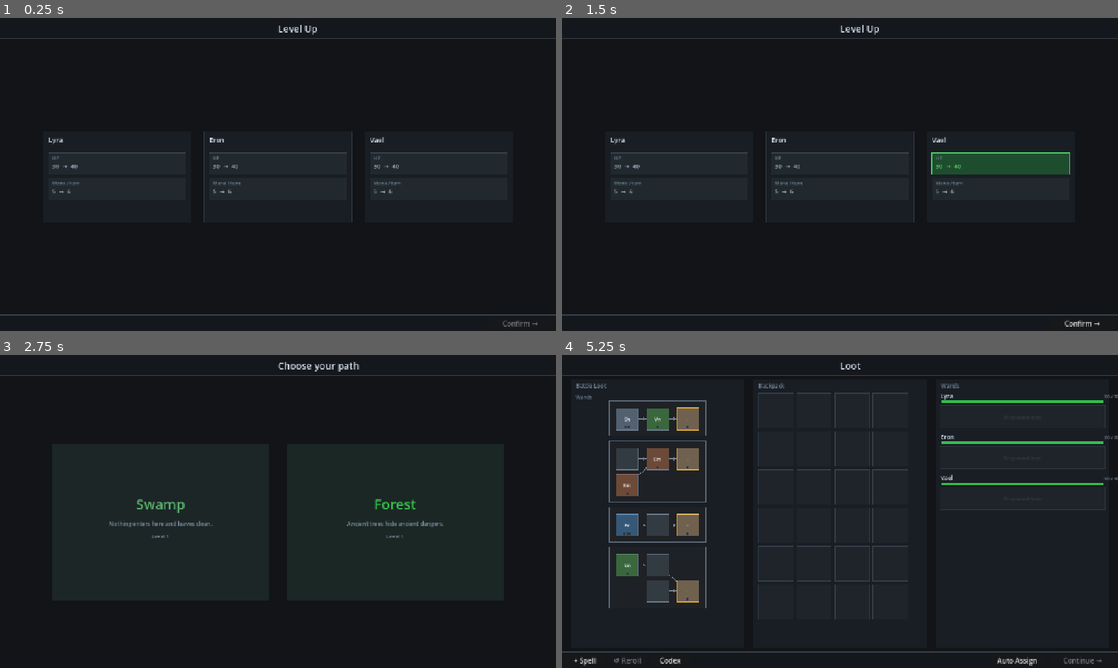
Above: before the commit, frames 1-4 (two rows, left to right).
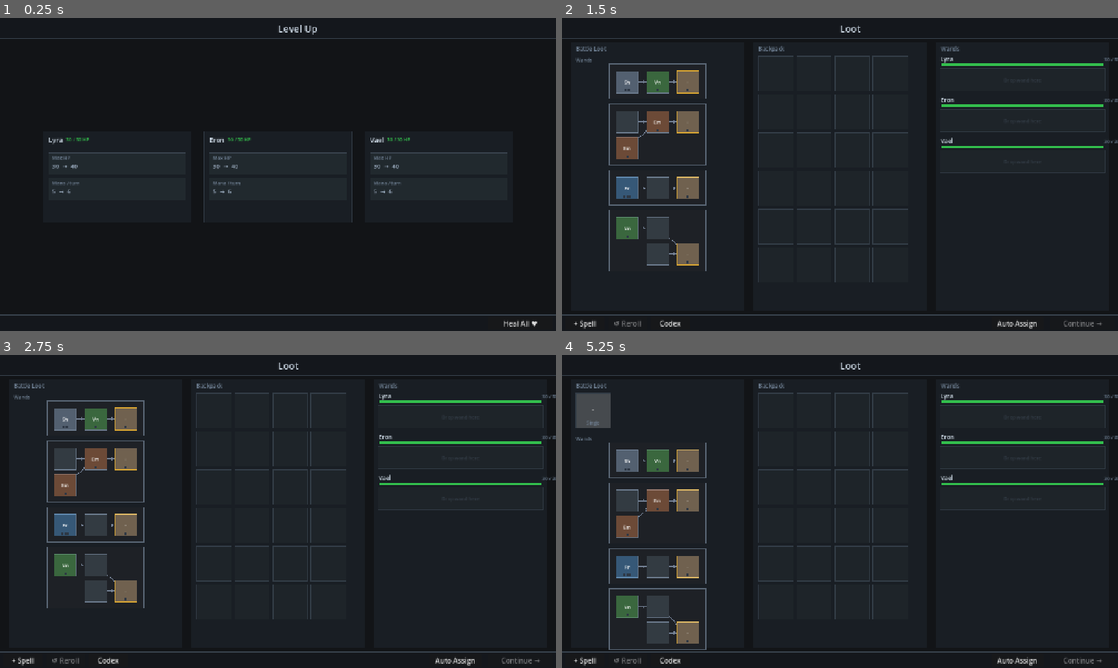
Above: after the commit, the same moments.

Repository: MoYapro/magic-monster-battle
Game: Godot game, scene res://scenes/level_up/level_up_screen.tscn
The game is run twice, just before and just after one commit, with the same random seed, the same clock (stepped at 60 frames per second) and the same inputs. This scene is started directly instead of the project's main scene.
Inputs (mouse positions are in pixels of both pictures, inside the frame that each line leads up to):
- Up to frame 1 (0.25 s): no input
- Up to frame 2 (1.5 s): click (1084, 324) at 0.5 s, where only the run after the commit has a clickable "Heal All ♥"; tap Enter at 1.25 s; move the mouse to (962, 158) at 1.27 s; tap Z at 1.35 s; click (962, 158) at 1.42 s
- Up to frame 3 (2.75 s): click (522, 661) at 2 s, where only the run before the commit has a clickable "Confirm →"
- Up to frame 4 (5.25 s): click (584, 661) at 2.75 s, where only the run after the commit has a clickable "+ Spell"; click (856, 455) at 3.5 s, where only the run after the commit has a clickable "· Single"; click "+ Spell" at 4.25 s; click "· Single" at 5 s

The runs differ from the first frame. In frame 1, 0.2% of the frame differs, in the area x 9-97%, y 38-99%; in frame 2, 9.3%, in the area x 2-100%, y 2-100%; in frame 3, 8.5%; in frame 4, 6.9%.

Commit message:
add decision on upgrade screen: heal or upgrade

Diff:
--- a/scripts/level_up/level_up_screen.gd
+++ b/scripts/level_up/level_up_screen.gd
@@ -29,11 +29,11 @@
 const COLOR_SELECTED_BG    := Color(0.12, 0.30, 0.18)
 const COLOR_SELECTED_BORDER := Color(0.30, 0.80, 0.40)
 const COLOR_TITLE          := Color(0.85, 0.90, 0.95)
+const COLOR_HP_FULL        := Color(0.20, 0.75, 0.30)
+const COLOR_HP_LOW         := Color(0.85, 0.20, 0.15)
 
 var _mages: Array[MageData] = []
-var _selected_mage: int = -1
-var _selected_stat: String = ""
-var _confirm_button: Button = null
+var _heal_button: Button = null
 
 
 func _ready() -> void:
@@ -76,26 +76,27 @@
 	draw_string(ThemeDB.fallback_font,
 			Vector2(x + OPTION_PAD, CARD_Y + 26.0),
 			mage.name, HORIZONTAL_ALIGNMENT_LEFT, -1, 15, COLOR_MAGE_NAME)
-	_draw_option(i, "hp",   "HP",        mage.max_hp,          HP_GAIN)
+	var hp_frac := clampf(float(mage.current_hp) / float(mage.max_hp), 0.0, 1.0)
+	var hp_color := COLOR_HP_FULL.lerp(COLOR_HP_LOW, 1.0 - hp_frac)
+	var name_w := ThemeDB.fallback_font.get_string_size(mage.name, HORIZONTAL_ALIGNMENT_LEFT, -1, 15).x
+	draw_string(ThemeDB.fallback_font,
+			Vector2(x + OPTION_PAD + name_w + 8.0, CARD_Y + 24.0),
+			"%d / %d HP" % [mage.current_hp, mage.max_hp],
+			HORIZONTAL_ALIGNMENT_LEFT, -1, 11, hp_color)
+	_draw_option(i, "hp",   "Max HP",    mage.max_hp,          HP_GAIN)
 	_draw_option(i, "mana", "Mana / turn", mage.mana_allowance, MANA_GAIN)
 
 
 func _draw_option(mage_i: int, stat: String, label: String, current: int, gain: int) -> void:
 	var r := _option_rect(mage_i, stat)
-	var selected := _selected_mage == mage_i and _selected_stat == stat
-	if selected:
-		draw_rect(r, COLOR_SELECTED_BG, true)
-		draw_rect(r, COLOR_SELECTED_BORDER, false, 2.0)
-	else:
-		draw_rect(r, COLOR_OPTION_BG, true)
-		draw_rect(r, COLOR_BORDER, false, 1.0)
+	draw_rect(r, COLOR_OPTION_BG, true)
+	draw_rect(r, COLOR_BORDER, false, 1.0)
 	var font := ThemeDB.fallback_font
 	draw_string(font, Vector2(r.position.x + 8.0, r.position.y + 16.0),
 			label, HORIZONTAL_ALIGNMENT_LEFT, -1, 11, COLOR_SECTION)
-	var value_color := COLOR_GAIN if selected else COLOR_STAT
 	draw_string(font, Vector2(r.position.x + 8.0, r.position.y + 36.0),
 			"%d  →  %d" % [current, current + gain],
-			HORIZONTAL_ALIGNMENT_LEFT, -1, 14, value_color)
+			HORIZONTAL_ALIGNMENT_LEFT, -1, 14, COLOR_STAT)
 
 
 func _input(event: InputEvent) -> void:
@@ -106,10 +107,7 @@
 	for i in _mages.size():
 		for stat in ["hp", "mana"]:
 			if _option_rect(i, stat).has_point(pos):
-				_selected_mage = i
-				_selected_stat = stat
-				_confirm_button.disabled = false
-				queue_redraw()
+				_apply_upgrade(i, stat)
 				get_viewport().set_input_as_handled()
 				return
 
@@ -123,20 +121,30 @@
 func _build_bottom_bar() -> void:
 	var layer := CanvasLayer.new()
 	add_child(layer)
-	_confirm_button = Button.new()
-	_confirm_button.text = "Confirm →"
-	_confirm_button.size = Vector2(148, BOTTOM_BAR_H - 10)
-	_confirm_button.position = Vector2(SCREEN_W - 156.0, SCREEN_H - BOTTOM_BAR_H + 5.0)
-	_confirm_button.disabled = true
-	_confirm_button.pressed.connect(_on_confirm_pressed)
-	layer.add_child(_confirm_button)
+	_heal_button = Button.new()
+	_heal_button.text = "Heal All ♥"
+	_heal_button.size = Vector2(148, BOTTOM_BAR_H - 10)
+	_heal_button.position = Vector2(SCREEN_W - 156.0, SCREEN_H - BOTTOM_BAR_H + 5.0)
+	_heal_button.pressed.connect(_on_heal_all_pressed)
+	layer.add_child(_heal_button)
 
 
-func _on_confirm_pressed() -> void:
-	var mage := _mages[_selected_mage]
-	if _selected_stat == "hp":
+func _on_heal_all_pressed() -> void:
+	for mage: MageData in _mages:
+		if mage.current_hp <= 0:
+			mage.current_hp = int(mage.max_hp * 0.3)
+		else:
+			var heal := int(mage.max_hp * 0.8)
+			mage.current_hp = mini(mage.max_hp, mage.current_hp + heal)
+	GameState.mages = _mages
+	get_tree().change_scene_to_file("res://scenes/world/path_selection_screen.tscn")
+
+
+func _apply_upgrade(mage_i: int, stat: String) -> void:
+	var mage := _mages[mage_i]
+	if stat == "hp":
 		mage.max_hp += HP_GAIN
-		mage.current_hp = mage.max_hp
+		mage.current_hp = mini(mage.max_hp, mage.current_hp + HP_GAIN)
 	else:
 		mage.mana_allowance += MANA_GAIN
 	GameState.mages = _mages
